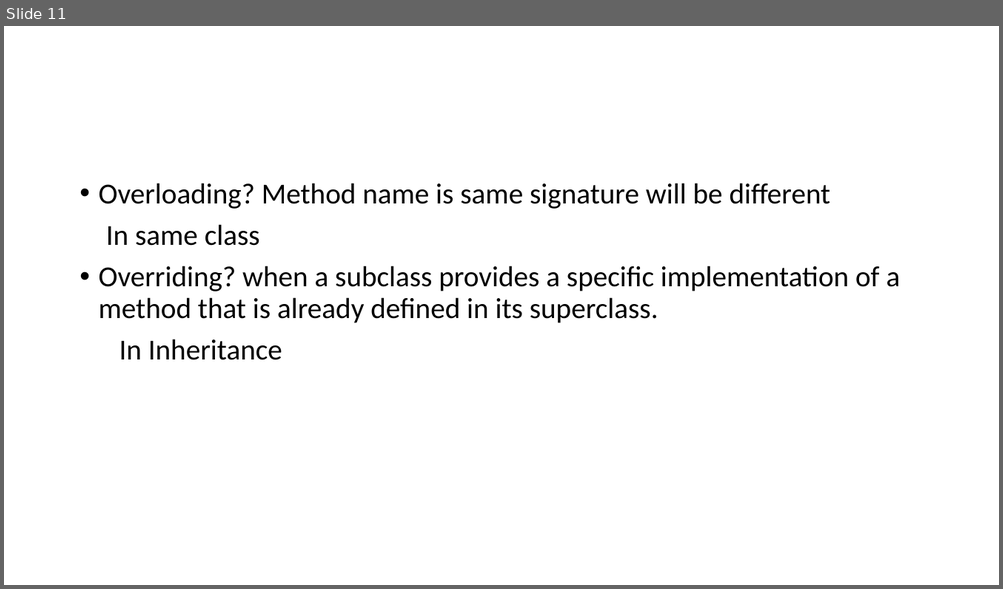
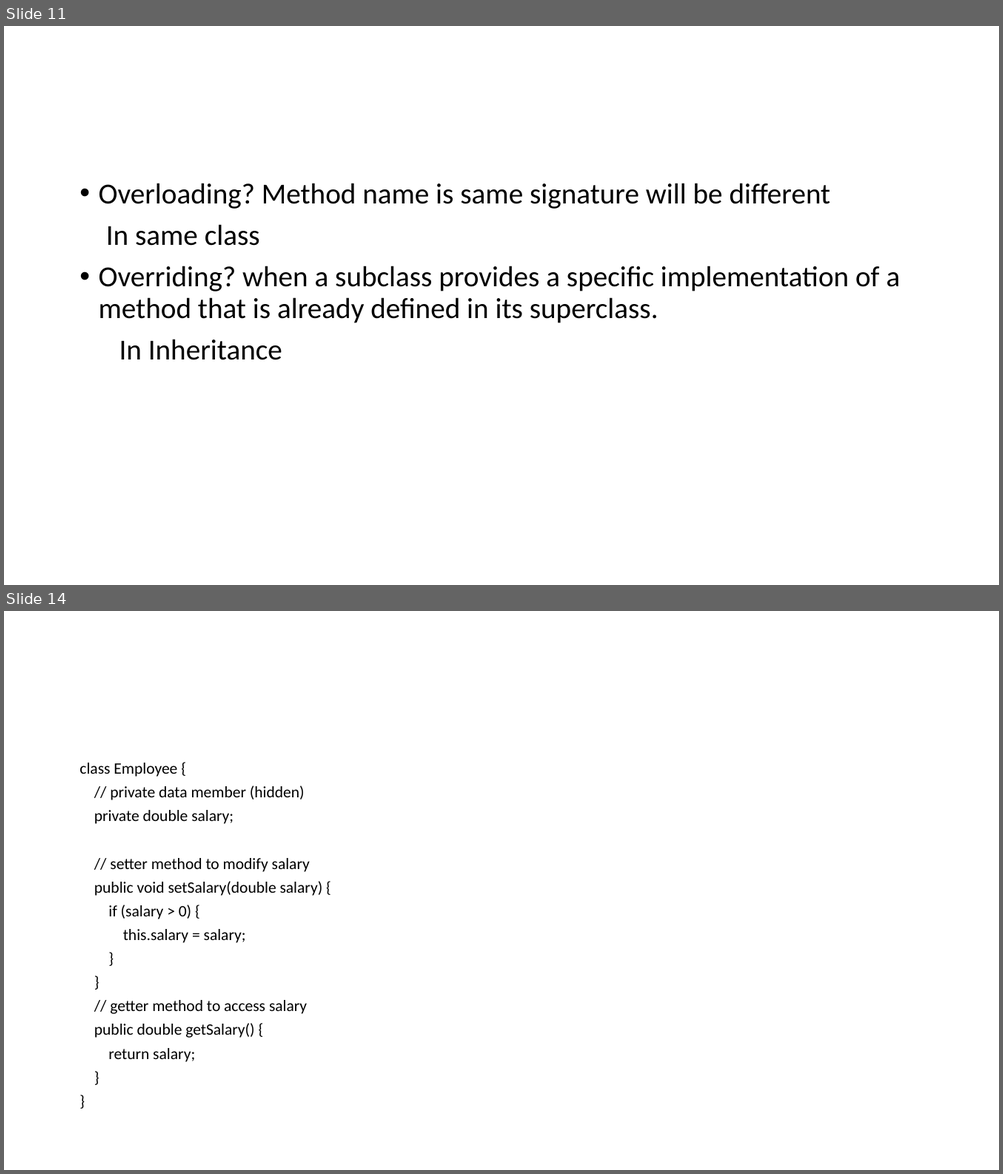
Before and after one commit to jayakrishnaprog/Javademoppt, a slide deck: Java-demo.pptx. Shown one above the other, each under a label of ours: slide 11 before the commit, slides 11 and 14 after it; the slides between them are not shown. The pictures are 1003x589 and 1003x1174 pixels, drawn with LibreOffice and Linux fonts; fonts in the diff are those of the drawing. Boxes give left, top, right and bottom in pixels: in the first picture for what was removed or moved away, otherwise in the second. Text is boxed around its words. In the diff, an @@ line names an element or a change of style, - is before the commit and + after.

```diff
--- a/Java-demo.pptx
+++ b/Java-demo.pptx
@@ slide 14 added at box(4, 611, 999, 1170), background #FFFFFF @@
@@ text added at box(79, 763, 323, 1062), 15.4 pt, text #000000 @@
+class Employee {
+// private data member (hidden)
+private double salary;
+// setter method to modify salary
+public void setSalary(double salary) {
+if (salary > 0) {
+this.salary = salary;
+}
+}
+// getter method to access salary
+public double getSalary() {
+return salary;
+}
+}
```
Also in this commit, not shown: 2 other slides added, 1 other file.
